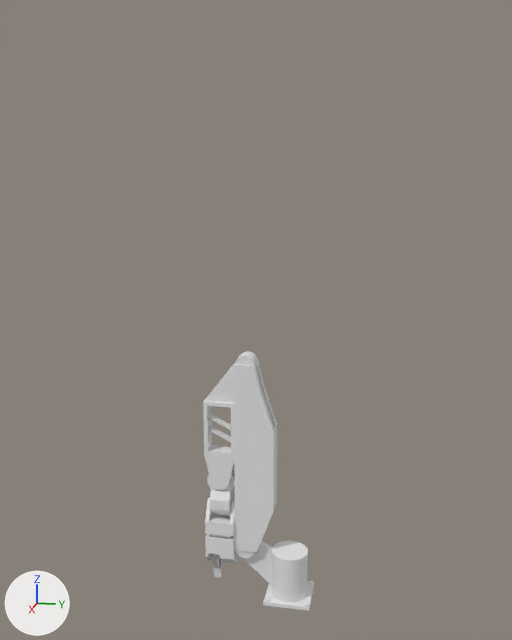
Two versions of the COLLADA model dave_manipulator/predator_description/meshes/Predator.dae, one commit apart.
Rendered twice from a camera (50 mm lens) standing at (2.84, 0.41, 1.96) and looking at (-0.01, -0.16, 1.25). The lights are fixed; the arrows at lower left show +X, +Y and +Z. Where no turn or scale is listed for an object, it has been applied to the vertices.

In view in the first picture: 'Predator-root', 'root-base', 'root-base-bigarm', 'root-base-bigarm-smallarm', 'root-base-bigarm-smallarm-knuckle', 'root-base-bigarm-smallarm-knuckle-clawright-tip', 'root-base-bigarm-smallarm-knuckle-clawright.002', 'root-base-bigarm-smallarm-knuckle-hand'.
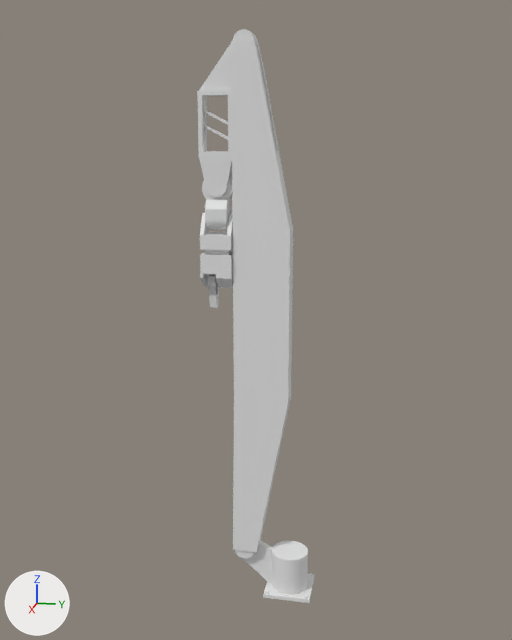
Pixel boxes (x1, y1, x2, y2) of what changed, in the pictures (512 x 640 px; the box of a moved part takes in the faces that stretch with it):
'root-base-bigarm', reshaped (40% wider, 160% taller): before (233, 361, 277, 560); after (231, 40, 293, 560)
'root-base-bigarm-smallarm', moved: before (203, 351, 258, 490); after (197, 29, 258, 197)
'root-base-bigarm-smallarm-knuckle-hand', moved: before (205, 498, 238, 564); after (200, 213, 233, 288)
'root-base-bigarm-smallarm-knuckle', moved: before (207, 470, 235, 515); after (202, 177, 232, 230)
'Predator-root', moved: before (263, 581, 314, 611); after (263, 573, 315, 603)
'root-base-bigarm-smallarm-knuckle-clawright-tip', moved: before (214, 567, 221, 578); after (209, 294, 218, 307)
'root-base-bigarm-smallarm-knuckle-clawright', moved (not visible before): after (208, 275, 218, 295)
'root-base-bigarm-smallarm-knuckle-clawright.002', moved (not visible afterwards): before (212, 554, 221, 568)
part 1 of me_root_base_bigarm_001, moved or reshaped: before (233, 361, 277, 551); after (231, 40, 293, 551)

What changed in the scene script:
```text
Change me_root_base_bigarm_001:
    used by ob_root_base_bigarm; location = (0.0, -0.2, 0.187)
    remove me_root_base_bigarm_001.from_pydata(...)  # 176 vertices, 340 faces; spans x -0.044..0.044, y -0.054..0.131, z -0.054..0.874
    add me_root_base_bigarm_001.from_pydata(...)  # 176 vertices, 340 faces; spans x -0.044..0.044, y -0.054..0.19, z -0.054..2.158
    me_root_base_bigarm_001 part 1: 40 of 176 vertices moved; they spanned x -0.044..0.044, y -0.043..0.131, z 0.207..0.874 and now span x -0.044..0.044, y -0.043..0.19, z 0.721..2.158; mean shift (0.0, 0.012, 1.035); largest move (-0.044, -0.043, 0.775) -> (-0.044, -0.043, 2.062)
Change ob_predator_root:
    ob_predator_root.location: (0.0, 0.0, -0.039) -> (0.0, 0.0, 0.0)
Change ob_root_base_bigarm_smallarm:
    ob_root_base_bigarm_smallarm.location: (0.0, -0.2, 1.06) -> (0.0, -0.2, 2.346)
Change ob_root_base_bigarm_smallarm_knuckle:
    ob_root_base_bigarm_smallarm_knuckle.location: (0.0, -0.313, 0.505) -> (0.0, -0.313, 1.791)
Change ob_root_base_bigarm_smallarm_knuckle_hand:
    ob_root_base_bigarm_smallarm_knuckle_hand.location: (0.0, -0.312, 0.384) -> (0.0, -0.312, 1.669)
Change ob_root_base_bigarm_smallarm_knuckle_clawright_002:
    ob_root_base_bigarm_smallarm_knuckle_clawright_002.location: (0.017, -0.336, 0.15) -> (0.017, -0.336, 1.435)
Change ob_root_base_bigarm_smallarm_knuckle_clawright_tip:
    ob_root_base_bigarm_smallarm_knuckle_clawright_tip.location: (0.011, -0.336, 0.069) -> (0.011, -0.336, 1.355)
Change ob_root_base_bigarm_smallarm_knuckle_clawright:
    ob_root_base_bigarm_smallarm_knuckle_clawright.location: (0.017, -0.336, 0.15) -> (0.017, -0.336, 1.435)
```
